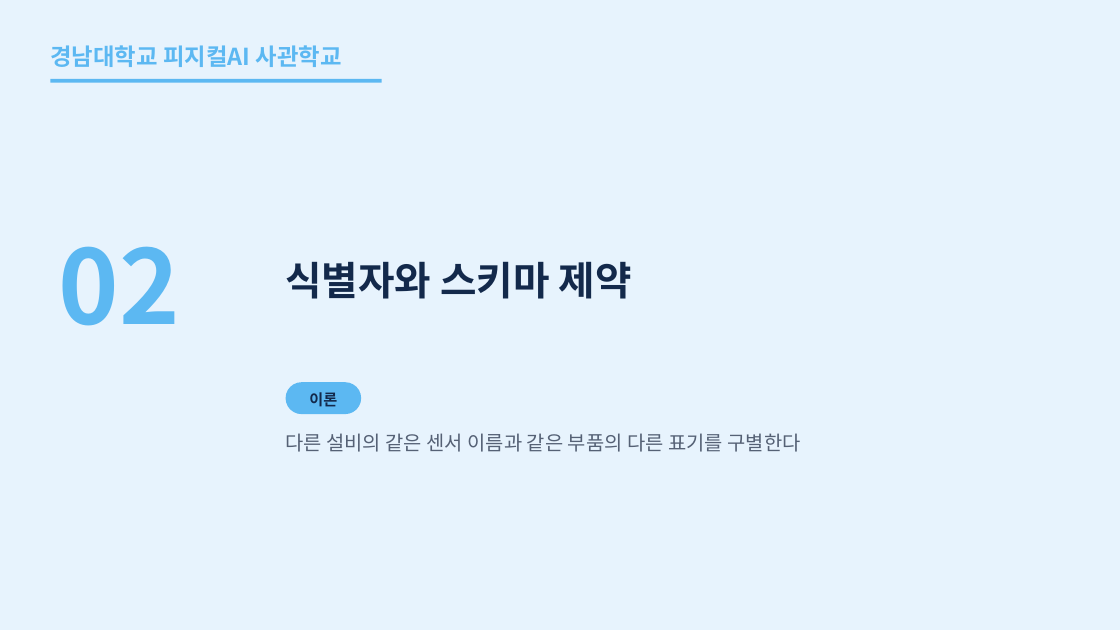
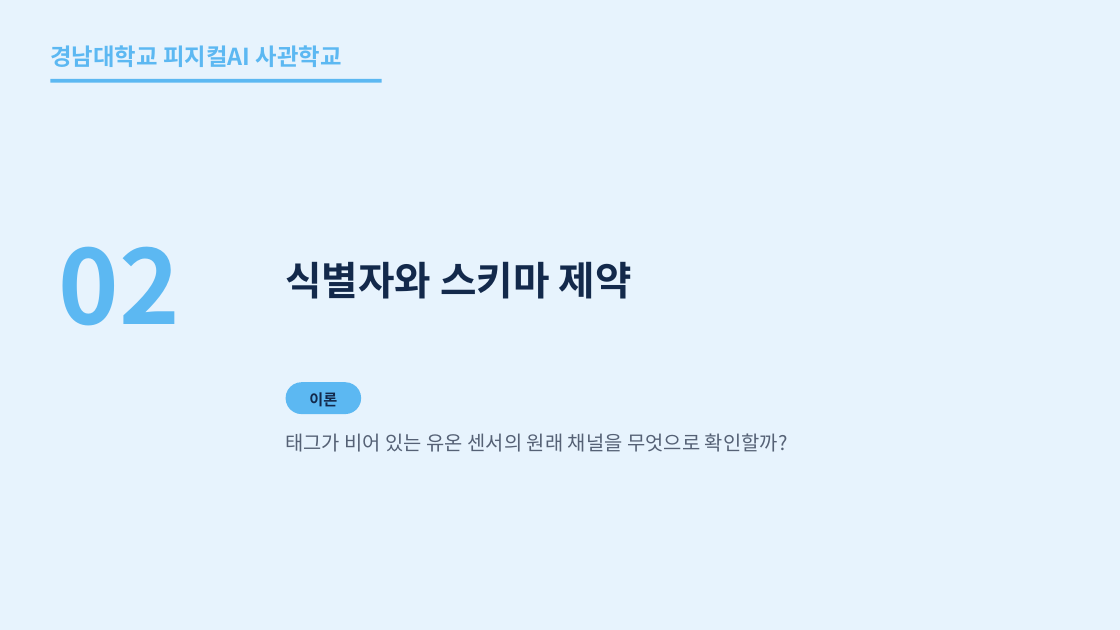
Before and after one commit to uengine-oss/hyd-iot-edu, a slide deck: slide 12 of workspace/강의제작/산출물/통합반/이론_오프라인/02회차/통합반_오프라인_02회차.pptx. Drawn at 1120x630 pixels with LibreOffice and Linux fonts; fonts in the diff are those of the drawing. Boxes give left, top, right and bottom in pixels: in the first picture for what was removed or moved away, otherwise in the second. Text is boxed around its words. In the diff, an @@ line names an element or a change of style, - is before the commit and + after.

```diff
--- a/workspace/강의제작/산출물/통합반/이론_오프라인/02회차/통합반_오프라인_02회차.pptx
+++ b/workspace/강의제작/산출물/통합반/이론_오프라인/02회차/통합반_오프라인_02회차.pptx
@@ text at bbox=[285, 433, 788, 452]: text changed @@
-다른 설비의 같은 센서 이름과 같은 부품의 다른 표기를 구별한다
+태그가 비어 있는 유온 센서의 원래 채널을 무엇으로 확인할까?
```
Also in this commit, not shown: 10 other slides changed, 9 other files.
